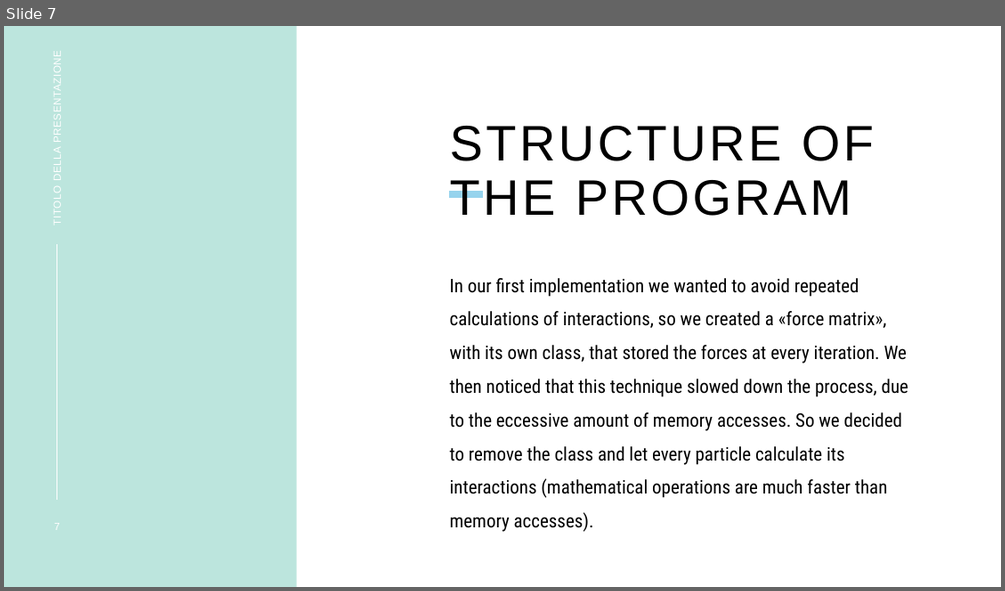
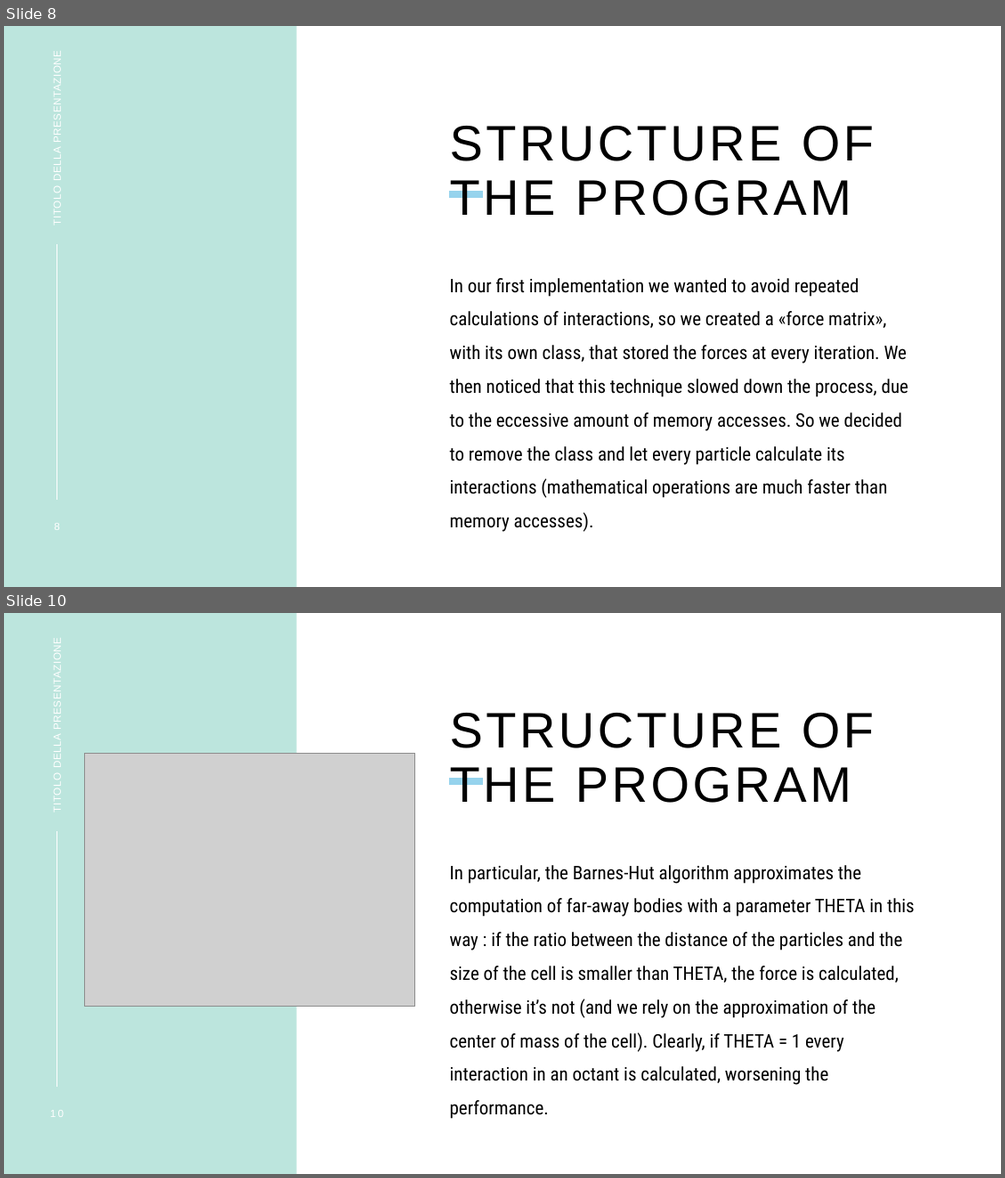
Before and after one commit to matteo-riga/Nbody_Project_Exam, a slide deck: Progetto-AMSC-NBody/nbody_project_barnes_hut.pptx. Shown one above the other, each under a label of ours: slide 7 before the commit, slides 8 and 10 after it; the slides between them are not shown. The pictures are 1005x591 and 1005x1178 pixels, drawn with LibreOffice and Linux fonts; fonts in the diff are those of the drawing; grey boxes stand for pictures. Boxes give left, top, right and bottom in pixels: in the first picture for what was removed or moved away, otherwise in the second. Text is boxed around its words. In the diff, an @@ line names an element or a change of style, - is before the commit and + after.

```diff
--- a/Progetto-AMSC-NBody/nbody_project_barnes_hut.pptx
+++ b/Progetto-AMSC-NBody/nbody_project_barnes_hut.pptx
@@ slide 10 added at (4,613,1001,1174), background #BCE5DD; not listed: 4 template elements that a slide beside it also shows @@
@@ text added at (51,646,63,810), 10 pt, text #FFFFFF @@
+TITOLO DELLA PRESENTAZIONE
@@ title added at (450,713,874,803), 48 pt, text #000000 @@
+STRUCTURE OF THE PROGRAM
@@ picture added at (84,753,415,1006) @@
@@ text added at (450,865,914,1119), 18 pt, text #000000 @@
+In particular, the Barnes-Hut algorithm approximates the computation of far-away bodies with a parameter THETA in this way : if the ratio between the distance of the particles and the size of the cell is smaller than THETA, the force is calculated, otherwise it’s not (and we rely on the approximation of the center of mass of the cell). Clearly, if THETA = 1 every interaction in an octant is calculated, worsening the performance.
@@ page number added at (50,1110,64,1117), 10 pt, text #FFFFFF @@
+10
@@ what was slide 7 is now slide 8 @@
@@ page number at (54,523,59,530): text changed @@
-7
+8
```
Also in this commit, not shown: 4 slides changed, 6 other slides added.
